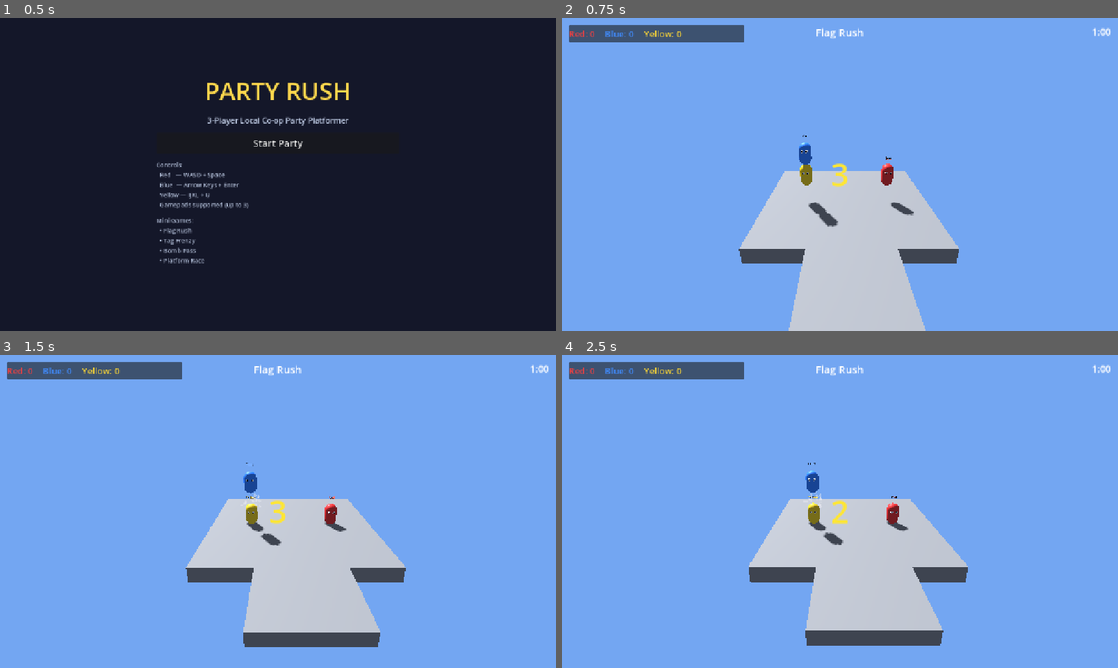
Above: before the commit, frames 1-4 (two rows, left to right).
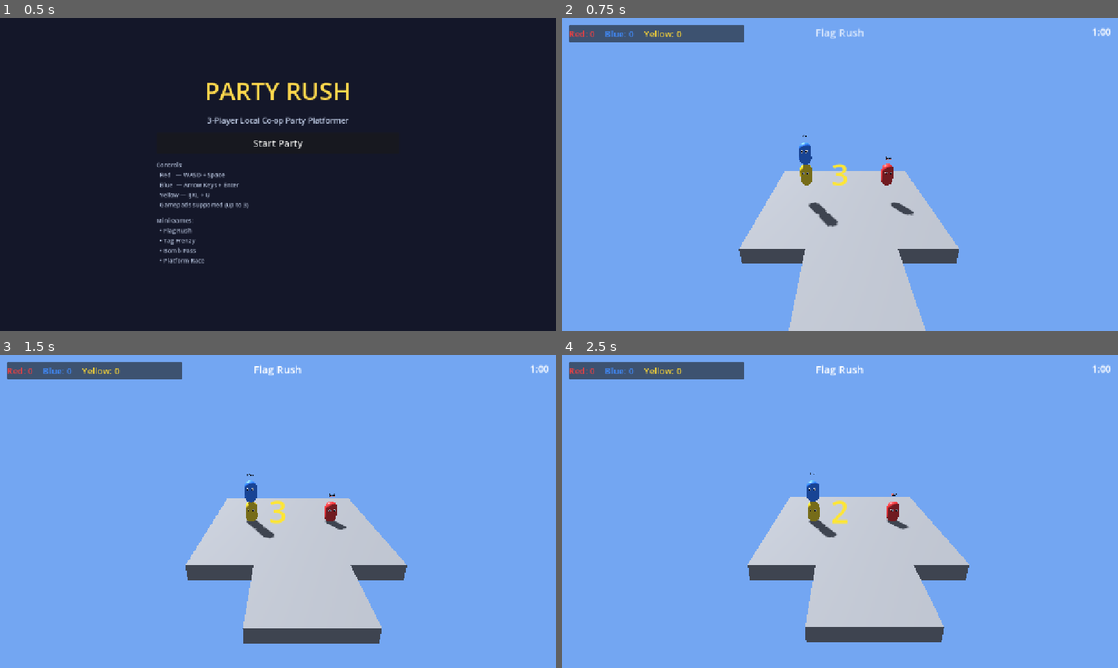
Above: after the commit, the same moments.

Repository: dexter30/Friendspartytime
Game: Godot game, scene res://scenes/main_menu.tscn
The game is run twice, just before and just after one commit, with the same random seed, the same clock (stepped at 60 frames per second) and the same inputs.
Inputs:
- Up to frame 1 (0.5 s): no input
- Up to frame 2 (0.75 s): click "Start Party" at 0.5 s
- Up to frame 3 (1.5 s): tap Enter (ui_accept) at 1.25 s
- Up to frame 4 (2.5 s): tap Enter (ui_accept) at 1.52, 2.27 s

Frame 1 is identical in both runs. In frame 2, 0.1% of the frame differs, in the area x 45-55%, y 3-54%; in frame 3, 1.7%, in the area x 33-74%, y 34-94%; in frame 4, 1.7%.

Commit message:
Polish HUD: countdown pops, status fade-in, score pulses; freeze players during countdown
Co-authored-by: dexter30 <dexter30@users.noreply.github.com>

Diff:
--- a/party_rush/scripts/game_manager.gd
+++ b/party_rush/scripts/game_manager.gd
@@ -13,11 +13,14 @@
 var _round_timer: float = 0.0
 var _countdown: float = 0.0
 var _state: String = "countdown"
+var _last_countdown_text: String = ""
 
 
 func _ready() -> void:
 	GameState.reset_match()
 	GameState.is_playing = true
+	_countdown_label.pivot_offset = _countdown_label.size / 2.0
+	_status_label.pivot_offset = _status_label.size / 2.0
 	_spawn_players_offscreen()
 	_load_next_minigame()
 
@@ -46,12 +49,13 @@
 	_camera.set_targets(_current_minigame.get_camera_targets())
 
 	var minigame_name := GameState.MINIGAME_NAMES[(GameState.current_minigame_index - 1 + GameState.MINIGAME_NAMES.size()) % GameState.MINIGAME_NAMES.size()]
-	_status_label.text = minigame_name
+	_set_status(minigame_name)
 	GameState.minigame_started.emit(minigame_name)
 
 	_countdown = _current_minigame.countdown_seconds
 	_state = "countdown"
 	_countdown_label.visible = true
+	_last_countdown_text = ""
 	_update_countdown_display()
 
 
@@ -76,10 +80,31 @@
 
 func _update_countdown_display() -> void:
 	var num := int(ceil(_countdown))
-	if num > 0:
-		_countdown_label.text = str(num)
-	else:
-		_countdown_label.text = "GO!"
+	var text := str(num) if num > 0 else "GO!"
+	if text == _last_countdown_text:
+		return
+	_last_countdown_text = text
+	_countdown_label.text = text
+	_pop_label(_countdown_label, 1.8 if num <= 0 else 1.5)
+
+
+func _set_status(text: String) -> void:
+	_status_label.text = text
+	_status_label.modulate.a = 0.0
+	_status_label.scale = Vector2(0.8, 0.8)
+	var tween := _status_label.create_tween().set_parallel(true)
+	tween.tween_property(_status_label, "modulate:a", 1.0, 0.25)
+	tween.tween_property(_status_label, "scale", Vector2.ONE, 0.4) \
+		.set_trans(Tween.TRANS_BACK).set_ease(Tween.EASE_OUT)
+
+
+func _pop_label(label: Label, from_scale: float) -> void:
+	label.scale = Vector2.ONE * from_scale
+	label.modulate.a = 0.0
+	var tween := label.create_tween().set_parallel(true)
+	tween.tween_property(label, "scale", Vector2.ONE, 0.35) \
+		.set_trans(Tween.TRANS_BACK).set_ease(Tween.EASE_OUT)
+	tween.tween_property(label, "modulate:a", 1.0, 0.12)
 
 
 func _update_timer_display() -> void:
@@ -106,7 +131,7 @@
 
 func _on_minigame_finished(winner_index: int, message: String) -> void:
 	_state = "results"
-	_status_label.text = message
+	_set_status(message)
 	GameState.add_score(winner_index)
 	GameState.minigame_ended.emit(winner_index, message)
 	GameState.rounds_played += 1
@@ -121,7 +146,7 @@
 
 func _show_match_results() -> void:
 	var winner := GameState.get_match_winner_index()
-	_status_label.text = "%s wins the match!" % GameState.PLAYER_NAMES[winner]
+	_set_status("%s wins the match!" % GameState.PLAYER_NAMES[winner])
 	GameState.match_ended.emit(winner)
 	GameState.is_playing = false
 	await get_tree().create_timer(4.0).timeout
--- a/party_rush/scripts/minigames/minigame_base.gd
+++ b/party_rush/scripts/minigames/minigame_base.gd
@@ -26,11 +26,14 @@
 		var spawn := _get_spawn_position(i)
 		players[i].setup(i, spawn)
 		players[i].reset_state()
+		players[i].set_can_move(false)
 		_connect_player(players[i])
 
 
 func start_round() -> void:
 	is_running = true
+	for player in players:
+		player.set_can_move(true)
 
 
 func end_round(winner_index: int, message: String) -> void:
--- a/party_rush/scripts/ui/hud.gd
+++ b/party_rush/scripts/ui/hud.gd
@@ -6,11 +6,14 @@
 	$ScorePanel/HBox/Score3,
 ]
 
+var _last_scores: Array[int] = [0, 0, 0]
+
 
 func _ready() -> void:
 	GameState.scores_changed.connect(_update_scores)
+	_style_score_labels()
 	_update_scores()
-	_style_score_labels()
+	_center_pivots.call_deferred()
 
 
 func _style_score_labels() -> void:
@@ -18,6 +21,22 @@
 		_score_labels[i].add_theme_color_override("font_color", GameState.PLAYER_COLORS[i])
 
 
+func _center_pivots() -> void:
+	for label in _score_labels:
+		label.pivot_offset = label.size / 2.0
+
+
 func _update_scores() -> void:
 	for i in range(_score_labels.size()):
 		_score_labels[i].text = "%s: %d" % [GameState.PLAYER_NAMES[i], GameState.scores[i]]
+		if GameState.scores[i] != _last_scores[i]:
+			_pulse_label(_score_labels[i])
+		_last_scores[i] = GameState.scores[i]
+
+
+func _pulse_label(label: Label) -> void:
+	label.pivot_offset = label.size / 2.0
+	var tween := label.create_tween()
+	tween.tween_property(label, "scale", Vector2(1.45, 1.45), 0.08).set_trans(Tween.TRANS_SINE)
+	tween.tween_property(label, "scale", Vector2.ONE, 0.45) \
+		.set_trans(Tween.TRANS_ELASTIC).set_ease(Tween.EASE_OUT)
